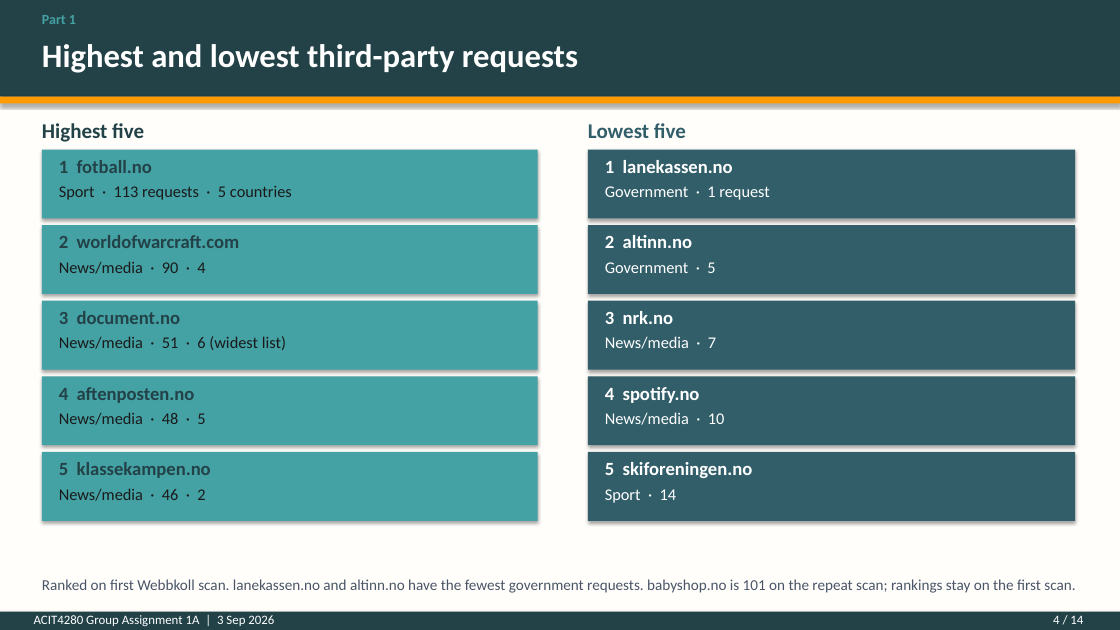
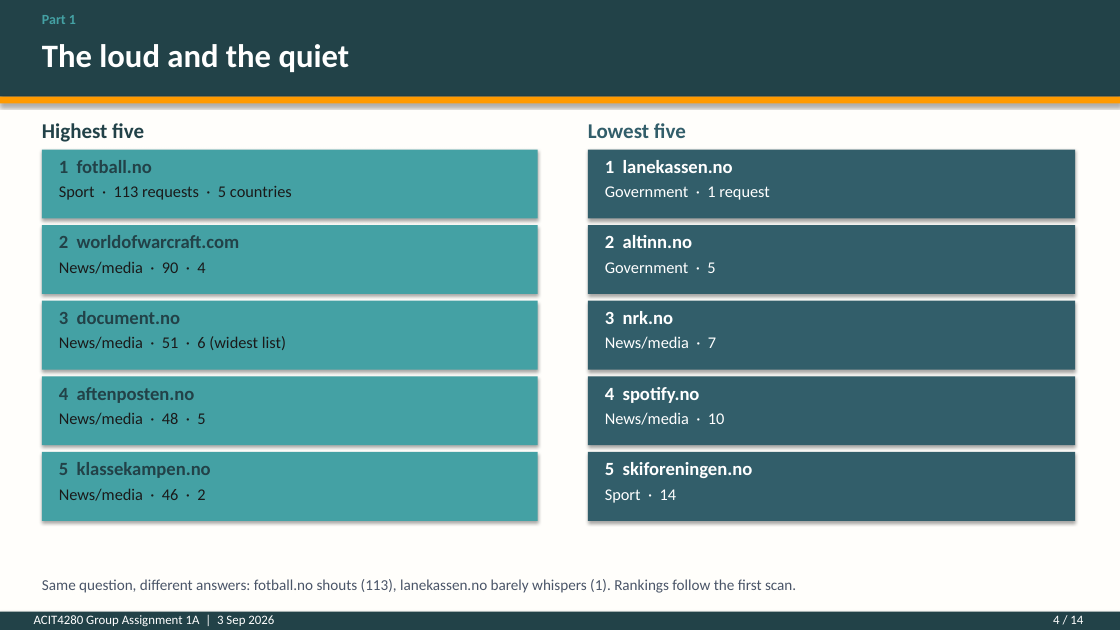
Before and after one commit to kasa031/Bacheloroppgave, a slide deck: slide 4 of ACIT4280_1A_presentation.pptx. Drawn at 1120x630 pixels with LibreOffice and Linux fonts; fonts in the diff are those of the drawing. Boxes give left, top, right and bottom in pixels: in the first picture for what was removed or moved away, otherwise in the second. Text is boxed around its words. In the diff, an @@ line names an element or a change of style, - is before the commit and + after.

```diff
--- a/ACIT4280_1A_presentation.pptx
+++ b/ACIT4280_1A_presentation.pptx
@@ text at bbox=[42, 44, 350, 72]: text changed @@
-Highest and lowest third-party requests
+The loud and the quiet
@@ text at bbox=[42, 579, 796, 593]: text changed @@
-Ranked on first Webbkoll scan. lanekassen.no and altinn.no have the fewest government requests. babyshop.no is 101 on the repeat scan; rankings stay on the first scan.
+Same question, different answers: fotball.no shouts (113), lanekassen.no barely whispers (1). Rankings follow the first scan.
```
Also in this commit, not shown: 12 other slides changed, 4 other files.
